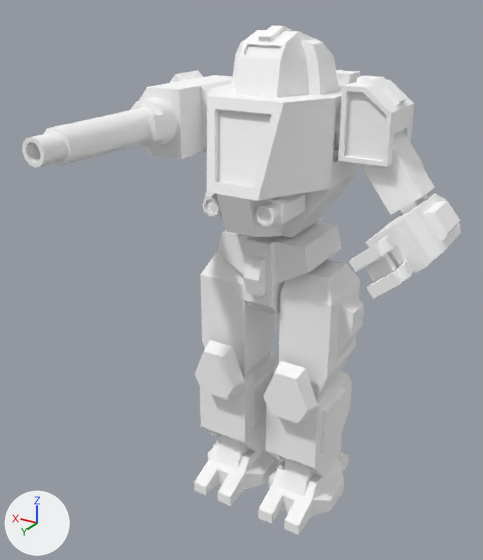
The FBX model Mechs/Wolftrap/Wolftrap.fbx as it was, and as the next commit left it.
Rendered twice from a 50 mm camera at (-0.348, 0.654, 0.622) aimed at (0.007, 0.061, 0.325). Every picture has the same lights, and +X, +Y and +Z are marked at lower left. The first picture is the older version. Where no turn or scale is listed for an object, it has been applied to the vertices.

In view in the first picture: 'barrel_1', 'lfoot', 'llowerarm', 'llowerleg', 'lupperarm', 'lupperleg', 'pelvis', 'rfoot', 'rlowerleg', 'rupperarm', 'rupperleg', 'torso'.
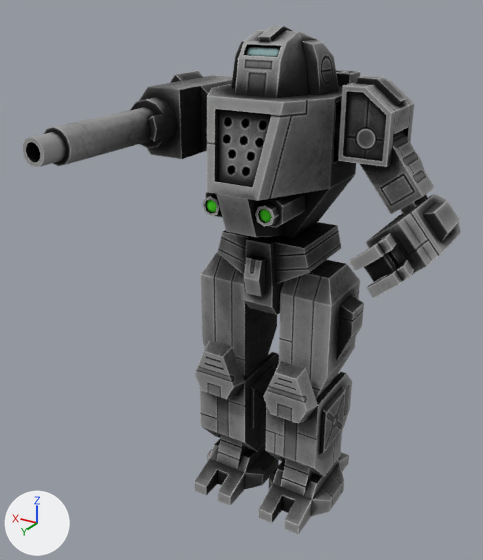
Changed parts and their boxes (x1, y1, x2, y2) in the pictures (483 x 560 px):
'torso', recoloured (white to grey)
    both: (202, 26, 360, 238)
'lupperarm', recoloured (white to grey)
    both: (338, 75, 434, 214)
'lupperleg', recoloured (white to grey)
    both: (279, 260, 364, 399)
'llowerleg', recoloured (white to grey)
    both: (263, 361, 352, 477)
'rlowerleg', recoloured (white to grey)
    both: (195, 340, 279, 452)
'pelvis', recoloured (white to black)
    both: (217, 222, 342, 315)
'llowerarm', recoloured (white to grey)
    both: (349, 194, 461, 299)
'rupperleg', recoloured (white to grey)
    both: (200, 253, 277, 377)
'rupperarm', recoloured (white to black)
    both: (119, 70, 233, 159)
'barrel_1', recoloured (white to grey)
    both: (22, 107, 156, 168)
'lfoot', recoloured (white to grey)
    both: (258, 452, 349, 535)
'rfoot', recoloured (white to grey)
    both: (194, 435, 279, 506)

The change in detail:
Picture 'Wolftrap_2.dds' (img_wolftrap_2_dds) is new.
Picture 'Wolftrap.png' (img_wolftrap_png) is new.
Picture 'Wolftrap_Normals.dds' (img_wolftrap_normals_dds) is new.
Material 'Wolftrap' (mat_wolftrap) is new.
Uses the picture img_wolftrap_2_dds.
Uses the picture img_wolftrap_normals_dds.
Uses the picture img_wolftrap_png.
me_mesh_008 has 104 vertices, 172 faces and spans x -0.045..0.045, y -0.091..0.112, z -0.04..0.042.
me_mesh_008 no longer uses material mat_check (white #ffffff).
me_mesh_008 gains material mat_wolftrap.
me_mesh_004 has 32 vertices, 60 faces and spans x 0.0..0.08, y -0.043..0.043, z -0.164..0.028.
me_mesh_004 no longer uses material mat_check (white #ffffff).
me_mesh_004 gains material mat_wolftrap.
me_mesh has 60 vertices, 107 faces and spans x -0.0603..0.0603, y -0.0613..0.0613, z -0.0461..0.0461.
me_mesh no longer uses material mat_check (white #ffffff).
me_mesh gains material mat_wolftrap.
me_mesh_003 has 60 vertices, 112 faces and spans x -0.045..0.045, y -0.08..0.08, z -0.061..0.013.
me_mesh_003 no longer uses material mat_check (white #ffffff).
me_mesh_003 gains material mat_wolftrap.
me_mesh_001 has 32 vertices, 60 faces and spans x -0.08..0.0, y -0.043..0.043, z -0.164..0.028.
me_mesh_001 no longer uses material mat_check (white #ffffff).
me_mesh_001 gains material mat_wolftrap.
me_mesh_005 has 66 vertices, 128 faces and spans x -0.04..0.04, y -0.063..0.063, z -0.108..0.065.
me_mesh_005 no longer uses material mat_check (white #ffffff).
me_mesh_005 gains material mat_wolftrap.
me_mesh_010 has 82 vertices, 156 faces and spans x -0.05..0.05, y -0.039..0.032, z -0.099..0.054.
me_mesh_010 no longer uses material mat_check (white #ffffff).
me_mesh_010 gains material mat_wolftrap.
me_mesh_009 has 72 vertices, 130 faces and spans x -0.018..0.018, y 0.0..0.182, z -0.018..0.018.
me_mesh_009 no longer uses material mat_check (white #ffffff).
me_mesh_009 gains material mat_wolftrap.
me_mesh_006 has 60 vertices, 112 faces and spans x -0.045..0.045, y -0.08..0.08, z -0.061..0.013.
me_mesh_006 no longer uses material mat_check (white #ffffff).
me_mesh_006 gains material mat_wolftrap.
me_mesh_011 has 108 vertices, 180 faces and spans x -0.04..0.031, y -0.019..0.142, z -0.044..0.025.
me_mesh_011 no longer uses material mat_check (white #ffffff).
me_mesh_011 gains material mat_wolftrap.
me_mesh_002 has 66 vertices, 128 faces and spans x -0.04..0.04, y -0.063..0.063, z -0.108..0.065.
me_mesh_002 no longer uses material mat_check (white #ffffff).
me_mesh_002 gains material mat_wolftrap.
me_mesh_007 has 268 vertices, 476 faces and spans x -0.076..0.081, y -0.083..0.115, z 0.002..0.225.
me_mesh_007 no longer uses material mat_check (white #ffffff).
me_mesh_007 gains material mat_wolftrap.
